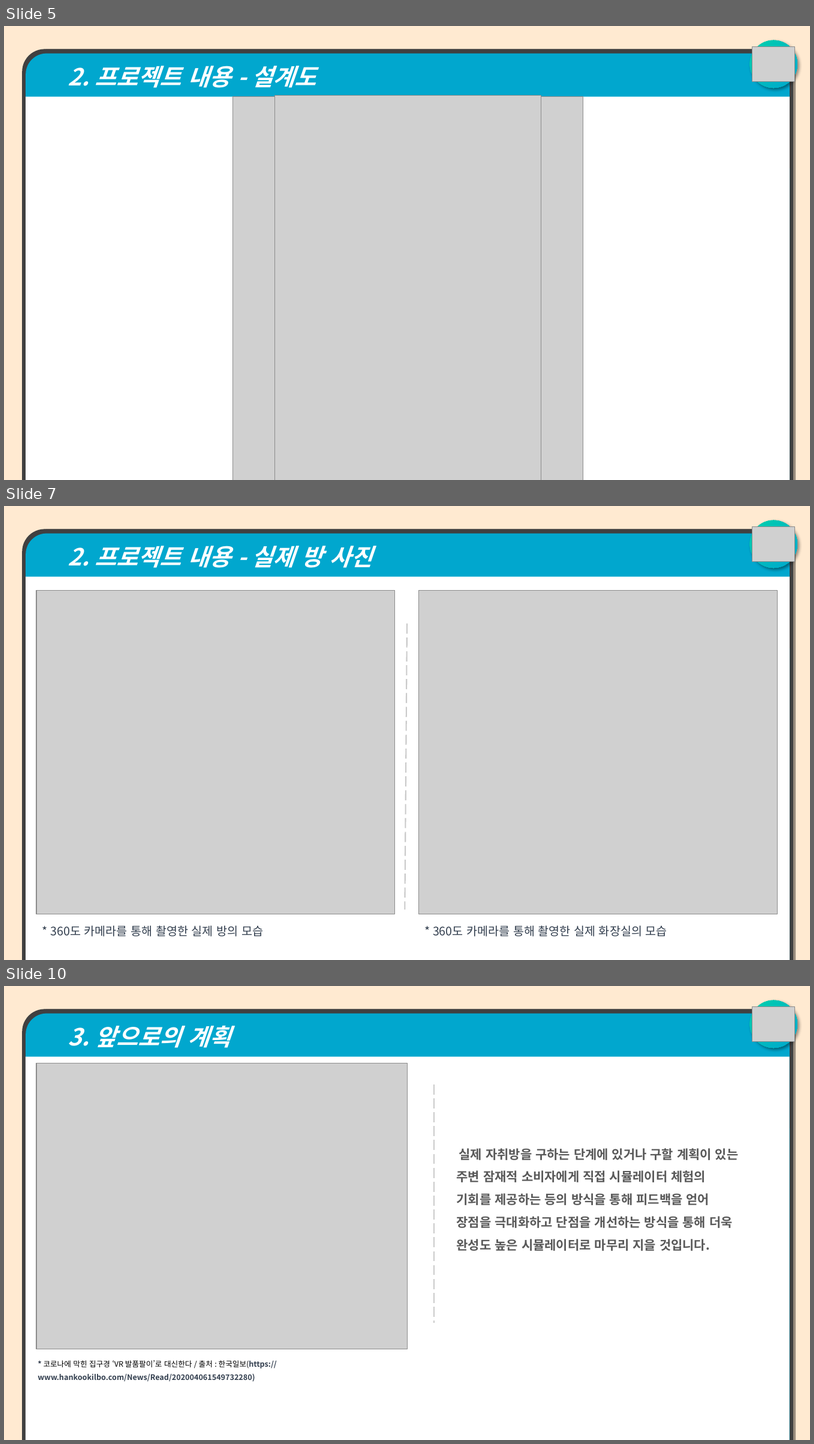
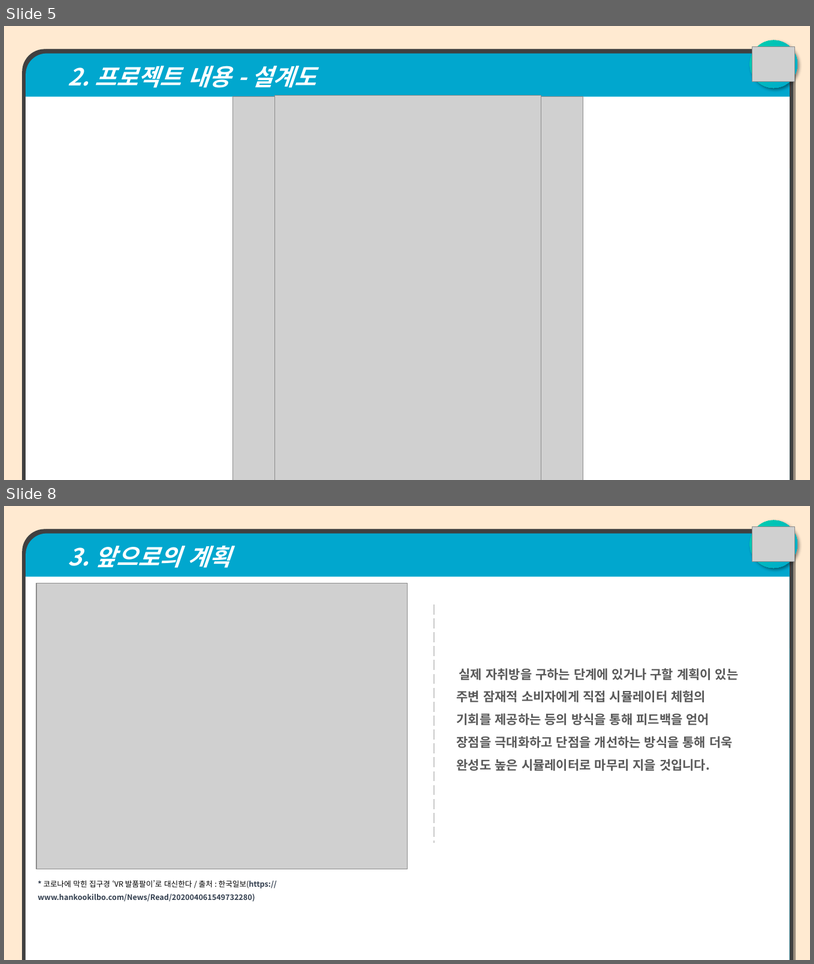
Before and after one commit to jangho1016/2022_1_CapstoneDesign, a slide deck: Final Assignments/파라노이드 팀 발표용 PPT.pptx. Shown one above the other, each under a label of ours: slides 5, 7 and 10 before the commit, slides 5 and 8 after it; the slides between them are not shown. The pictures are 814x1444 and 814x964 pixels, drawn with LibreOffice and Linux fonts; fonts in the diff are those of the drawing; grey boxes stand for pictures. Boxes give left, top, right and bottom in pixels: in the first picture for what was removed or moved away, otherwise in the second. Text is boxed around its words. In the diff, an @@ line names an element or a change of style, - is before the commit and + after.

```diff
--- a/Final Assignments/파라노이드 팀 발표용 PPT.pptx
+++ b/Final Assignments/파라노이드 팀 발표용 PPT.pptx
@@ slide 7 removed at (4, 506, 810, 960), background #FFEAD1 @@
@@ ellipse removed at (750, 520, 798, 568) @@
@@ round same rect removed at (22, 529, 794, 960) @@
@@ round same rect removed at (26, 533, 791, 960) @@
-  2. 프로젝트 내용 - 실제 방 사진
@@ picture removed at (752, 526, 795, 562) @@
@@ rectangle removed at (26, 577, 791, 960) @@
@@ picture removed at (36, 591, 395, 914) @@
@@ picture removed at (419, 591, 779, 914) @@
@@ line removed from (408, 624) to (405, 910) @@
@@ text removed at (51, 925, 263, 936) @@
-* 360도 카메라를 통해 촬영한 실제 방의 모습
@@ text removed at (433, 925, 668, 936) @@
-* 360도 카메라를 통해 촬영한 실제 화장실의 모습
@@ what was slide 10 is now slide 8 @@
```
Also in this commit, not shown: 5 slides changed, 1 other slide removed.
